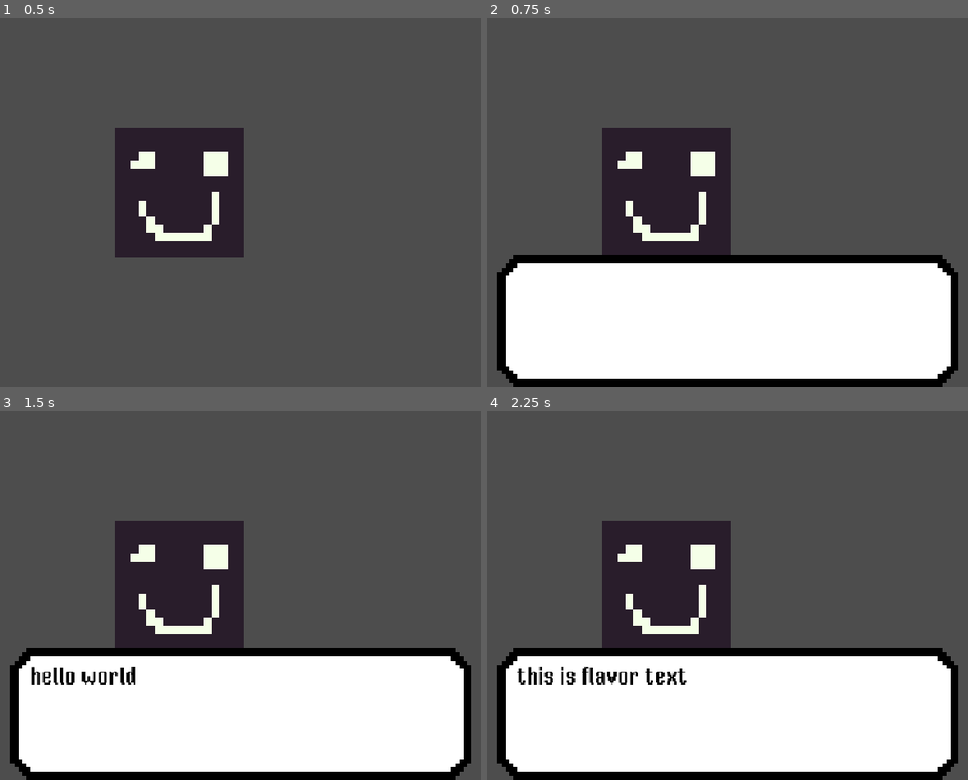
Above: before the commit, frames 1-4 (two rows, left to right).
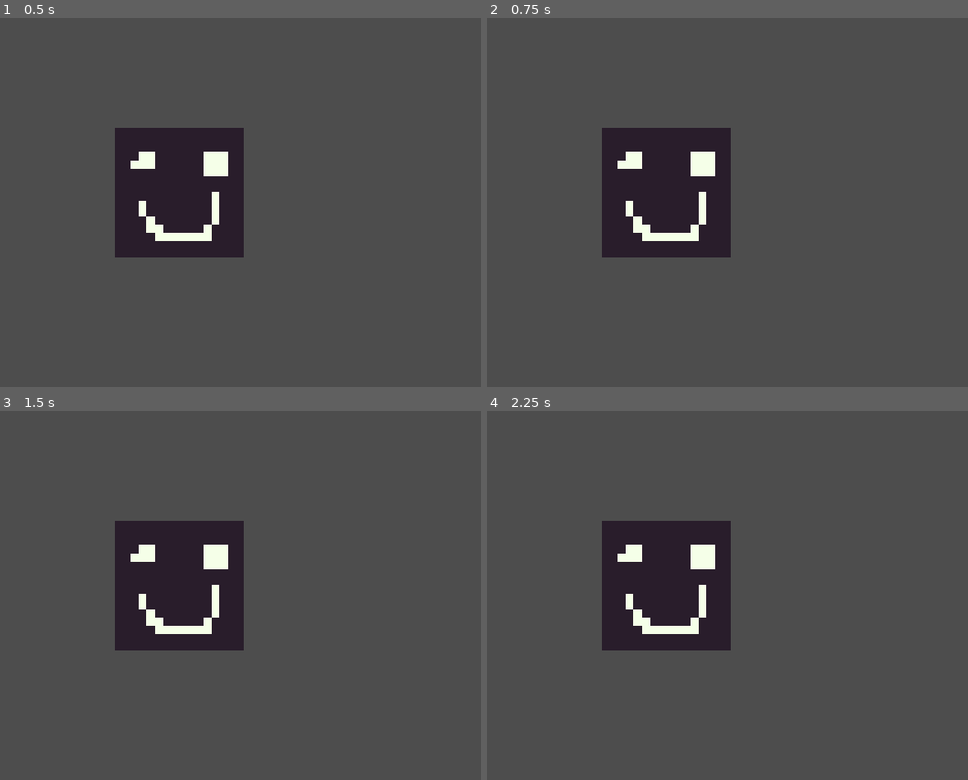
Above: after the commit, the same moments.

Repository: madebyrivaan/Mr.-Pumpkin-s-Murder-Case
Game: Godot game, scene res://scenes/rooms/main_hall.tscn
The game is run twice, just before and just after one commit, with the same random seed, the same clock (stepped at 60 frames per second) and the same inputs.
Inputs (mouse positions are in pixels of both pictures, inside the frame that each line leads up to):
- Up to frame 1 (0.5 s): no input
- Up to frame 2 (0.75 s): click (664, 195) at 0.5 s
- Up to frame 3 (1.5 s): click (177, 588) at 1.25 s
- Up to frame 4 (2.25 s): click (664, 588) at 2 s

Frame 1 is identical in both runs. In frame 2, 34% of the frame differs, in the area x 2-98%, y 64-100%; in frame 3, 34%; in frame 4, 34%.
Error after the commit: Invalid access to property or key 'Instance' on a base object of type 'Node2D (dialogue_handler.gd)'. (res://scripts/click.gd:34)

Commit message:
Update name of dialogue_handler

Diff:
--- a/project.godot
+++ b/project.godot
@@ -17,7 +17,7 @@
 [autoload]
 
 RoomTransition="*uid://cd77n4rdkdrar"
-Game="*uid://cb802p7bgn1kt"
+DialogueHandler="*uid://cb802p7bgn1kt"
 Notebook="*uid://c2nnhqwp0d0j1"
 
 [display]
--- a/scripts/dialogue_box.gd
+++ b/scripts/dialogue_box.gd
@@ -9,11 +9,11 @@
 
 # Called every frame. 'delta' is the elapsed time since the previous frame.
 func _process(delta: float) -> void:
-	if not DialogueHandler.Instance.reading_dialogue:
+	if not DialogueHandler.reading_dialogue:
 		hide()
 		return
 	show()
-	$"Displayed Text".text = DialogueHandler.Instance.current_text
+	$"Displayed Text".text = DialogueHandler.current_text
 	#Tweening for smoother dialogue - Work In Progress
 	#if $"Displayed Text".text != previous_text:
 		#previous_text = $"Displayed Text".text
--- a/scripts/game.gd
+++ b/scripts/dialogue_handler.gd
@@ -1,21 +1,11 @@
 extends Node2D
-class_name DialogueHandler
 
-static var Instance: DialogueHandler = null
 signal next_line_prompted
 var reading_dialogue: bool
 var current_text : String
 signal done
 var counter : int = 0
 # Called when the node enters the scene tree for the first time.
-func _ready() -> void:
-	if Instance == null:
-		Instance = self
-	else:
-		queue_free()
-		return
-	reading_dialogue = false
-
 
 # Called every frame. 'delta' is the elapsed time since the previous frame.
 func _process(delta: float) -> void:
--- a/scripts/evidence_button.gd
+++ b/scripts/evidence_button.gd
@@ -22,6 +22,7 @@
 	pass
 
 
+
 func match_evidence(evidence_name : String) -> void:
 	if evidence_name not in evidence_matcher.keys() : return
 	elif evidence_name in found_evidence : return
--- a/scripts/notebook.gd
+++ b/scripts/notebook.gd
@@ -1,5 +1,4 @@
 extends CanvasLayer
-
 @onready var evidence = $Notebook/Evidence/EvidenceGrid
 var found_evidence_list : Array = []
 var evidence_counter : int = 0
Renamed: scripts/game.gd.uid -> scripts/dialogue_handler.gd.uid
